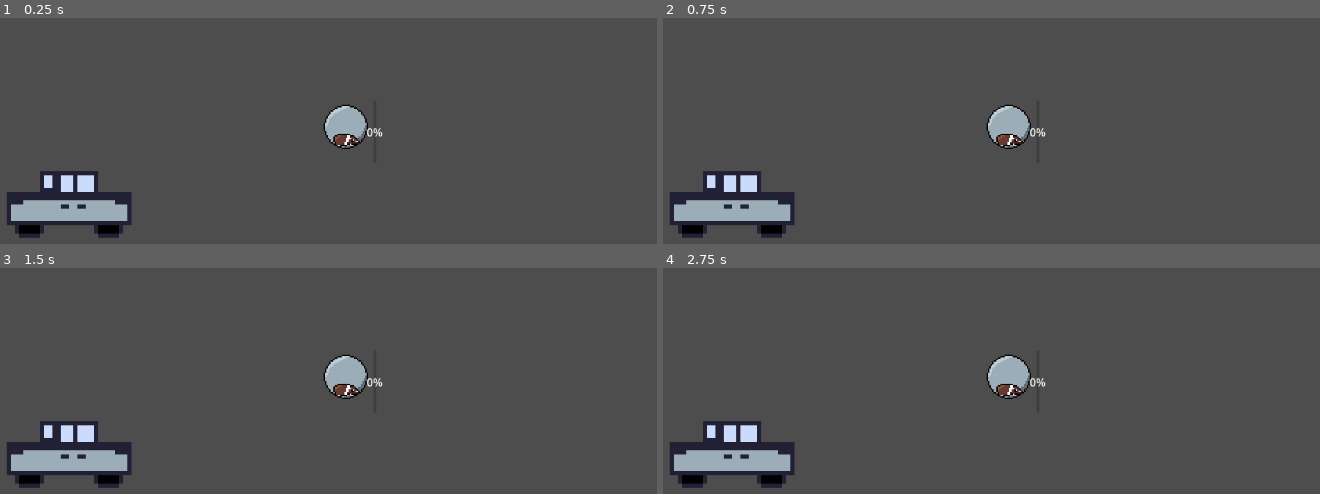
Above: before the commit, frames 1-4 (two rows, left to right).
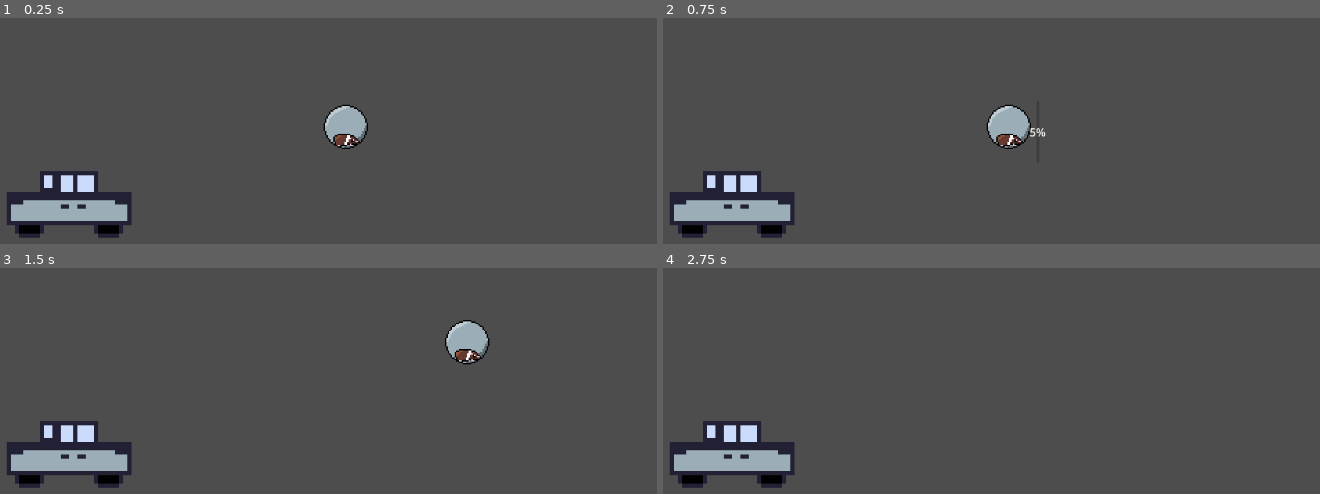
Above: after the commit, the same moments.

Repository: Teej622/get-to-work
Game: Godot game, scene res://scenes/game.tscn
Two runs of this game, one before a commit and one after it. Both use one fixed random seed, a clock stepped at 60 frames per second and the inputs below.
Inputs (mouse positions are in pixels of both pictures, inside the frame that each line leads up to):
- Up to frame 1 (0.25 s): no input
- Up to frame 2 (0.75 s): tap Enter at 0.5 s; move the mouse to (1011, 126) at 0.52 s; press the mouse at (1011, 126) at 0.53 s
- Up to frame 3 (1.5 s): tap Space at 1.25 s; move the mouse to (177, 423) at 1.27 s; release the mouse at (177, 423) at 1.28 s; click (177, 423) at 1.35 s
- Up to frame 4 (2.75 s): move the mouse to (1083, 304) at 2.02 s; press the mouse at (1083, 304) at 2.03 s

The runs differ from the first frame. In frame 1, less than 0.1% of the frame differs, in the area x 55-59%, y 48-53%; in frame 2, less than 0.1%; in frame 3, 2.1%, in the area x 49-75%, y 23-58%; in frame 4, 1.1%.
Error before the commit: Parse Error: Only identifier, attribute access, and subscription access can be used as assignment target. (res://rigid_body_2d.gd:16)

Commit message:
Fixed linear velocity bug

Diff:
--- a/rigid_body_2d.gd
+++ b/rigid_body_2d.gd
@@ -12,8 +12,6 @@
 		var dist = global_position.distance_to(mouse_pos)
 		power_bar.value = clamp(dist,power_bar.step,100)
 		#power_bar.look_at(mouse_pos)
-	if linear_velocity.length() <= 100:
-		linear_velocity.floor() = 0
 
 #release
 func _input(event: InputEvent) -> void:
